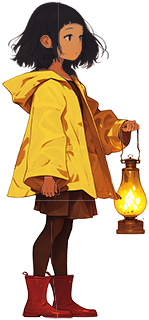
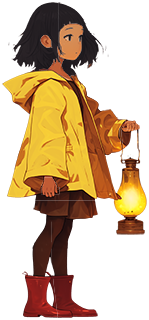
Comparing the layer stacks of the two w=149, h=320 images. Changes:
painted on "Lantern" over [109, 117, 148, 235]
painted on "Hand_R" over [122, 119, 140, 130]
painted on "Arm_Lower_R" over [100, 109, 133, 155]
painted on "Arm_Upper_R" over [81, 83, 102, 113]
painted on "Hair_Front" over [58, 2, 109, 78]
painted on "Head" over [8, 1, 109, 74]
painted on "Coat_Body" over [2, 67, 140, 158]
painted on "Coat_Hem" over [6, 151, 122, 201]
painted on "Dress" over [33, 187, 98, 222]
painted on "Boot_R" over [52, 274, 98, 319]
painted on "Leg_Lower_R" over [51, 242, 74, 279]
painted on "Leg_Upper_R" over [61, 215, 94, 249]
painted on "Boot_L" over [22, 274, 58, 319]
painted on "Leg_Lower_L" over [22, 242, 52, 279]
painted on "Leg_Upper_L" over [32, 215, 48, 249]
painted on "Hair_Back" over [8, 2, 59, 74]
